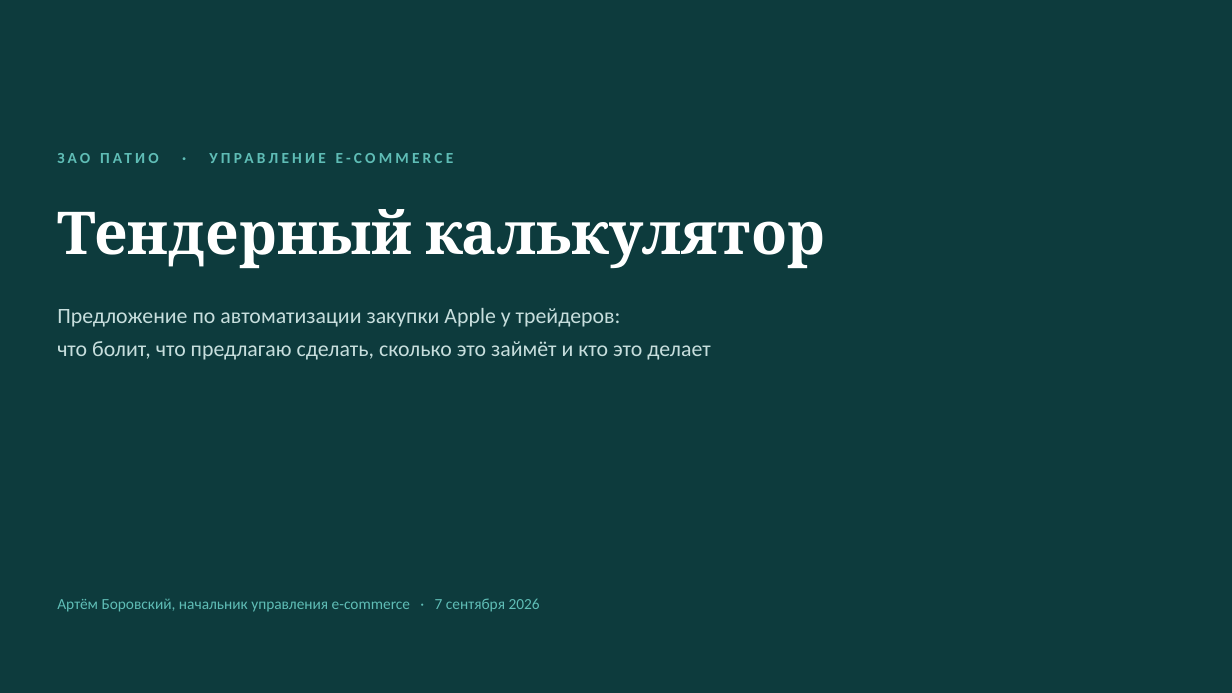
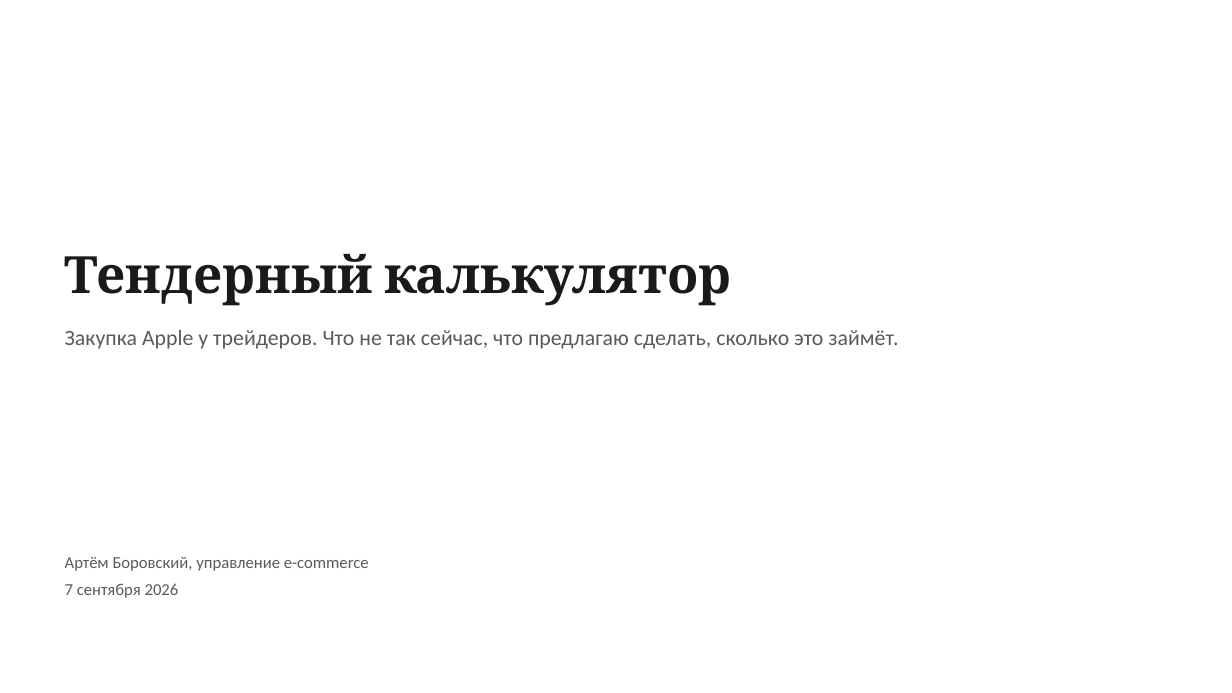
Before and after one commit to headecom5el/tender_calculator, a slide deck: slide 1 of docs/tendernyy-kalkulyator.pptx. Drawn at 1232x693 pixels with LibreOffice and Linux fonts; fonts in the diff are those of the drawing. Boxes give left, top, right and bottom in pixels: in the first picture for what was removed or moved away, otherwise in the second. Text is boxed around its words. In the diff, an @@ line names an element or a change of style, - is before the commit and + after.

```diff
--- a/docs/tendernyy-kalkulyator.pptx
+++ b/docs/tendernyy-kalkulyator.pptx
@@ background #0D3B3D to #FFFFFF @@
@@ text removed at (336,153,351,163) @@
-ЗАО ПАТИО · УПРАВЛЕНИЕ E-COMMERCE
@@ text "Тендерный калькулятор": place and size @@
-text "Тендерный калькулятор" at (57,209,825,269)
+text "Тендерный калькулятор" at (65,254,732,306)
@@ text "Тендерный калькулятор" at (65,254,732,306): size 46 to 40 pt, text colour #FFFFFF to #1A1A1A @@
@@ text "Закупка Apple у трейдеров. Что ..." at (65,330,898,349): vertical alignment middle to top @@
@@ text at (65,330,898,349): text changed; text colour #C7DEDD to #5A5A5A @@
-Предложение по автоматизации закупки Apple у трейдеров:
-что болит, что предлагаю сделать, сколько это займёт и кто это делает
+Закупка Apple у трейдеров. Что не так сейчас, что предлагаю сделать, сколько это займёт.
@@ text "Артём Боровский, управление e-commerce" at (65,556,369,598): vertical alignment middle to top @@
@@ text at (65,556,369,598): text changed; size 12 to 13 pt; text colour #5FBDB6 to #5A5A5A @@
-Артём Боровский, начальник управления e-commerce · 7 сентября 2026
+Артём Боровский, управление e-commerce
+7 сентября 2026
```
Also in this commit, not shown: 5 other slides changed, 5 slides added, 12 slides removed, 1 other file.
